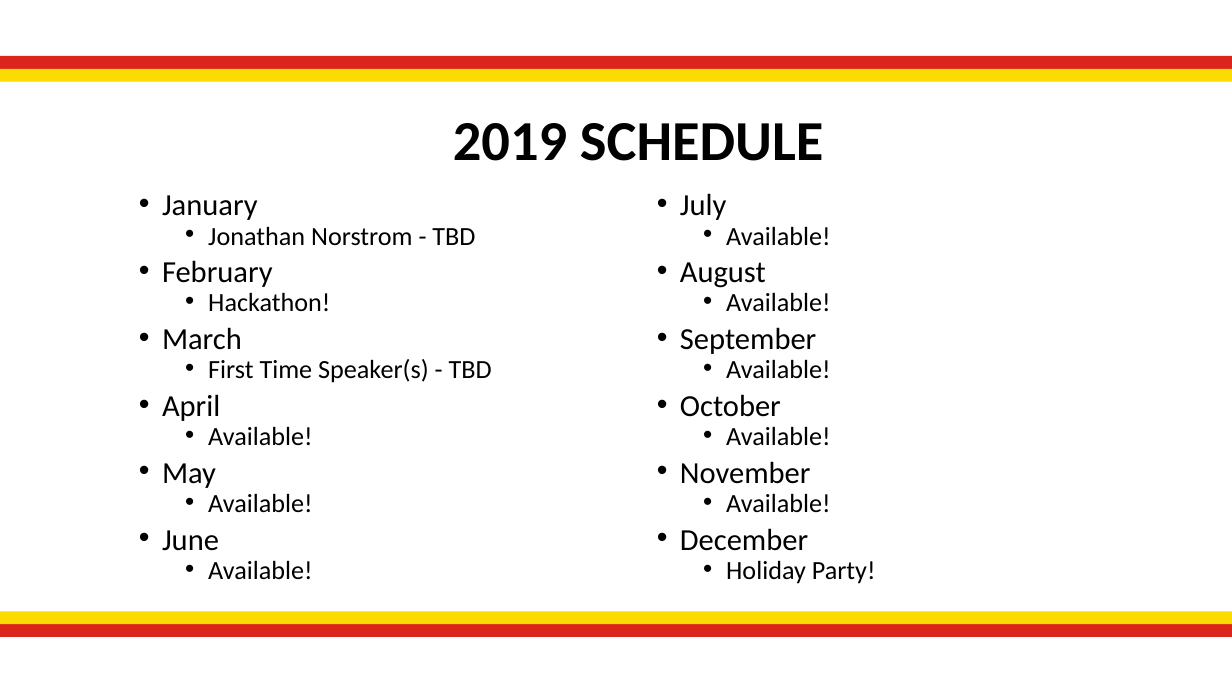
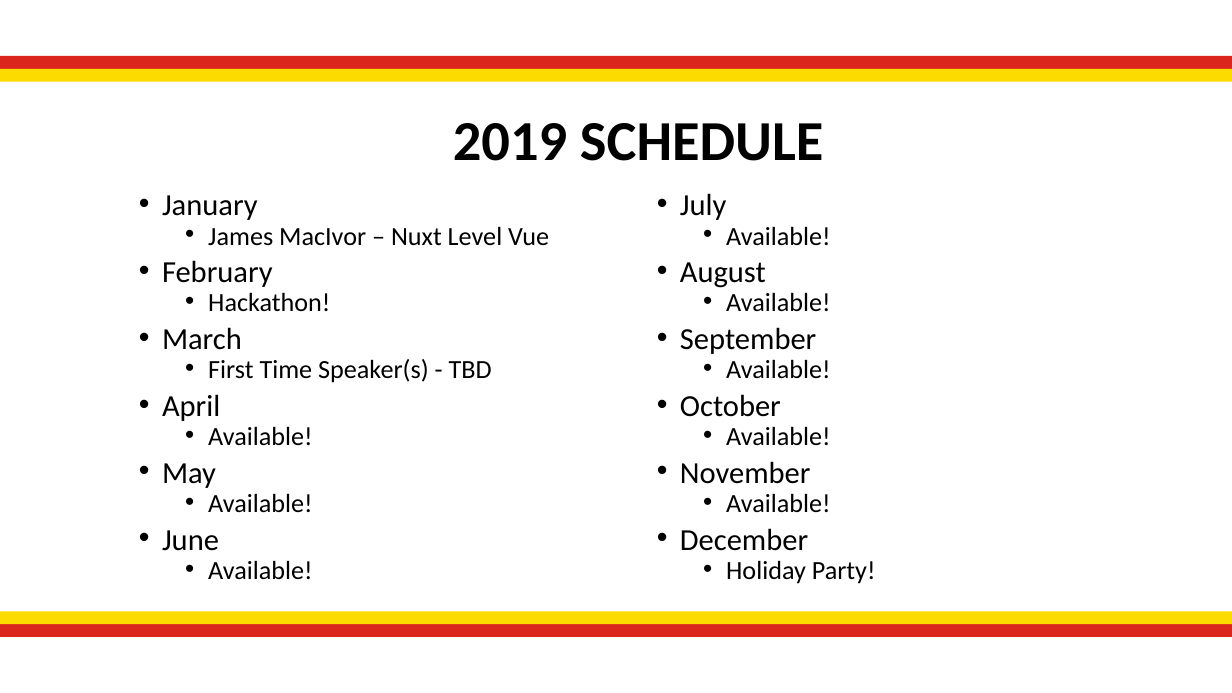
Before and after one commit to JavaScriptandFriends/VueMeetup, a slide deck: slide 7 of PreMeeting.pptx. Drawn at 1232x693 pixels with LibreOffice and Linux fonts; fonts in the diff are those of the drawing; background and template pictures are left out. Boxes give left, top, right and bottom in pixels: in the first picture for what was removed or moved away, otherwise in the second. Text is boxed around its words. In the diff, an @@ line names an element or a change of style, - is before the commit and + after.

```diff
--- a/PreMeeting.pptx
+++ b/PreMeeting.pptx
@@ text at (x1=208, y1=226, x2=549, y2=246): text changed @@
-  • Jonathan Norstrom - TBD
+  • James MacIvor – Nuxt Level Vue
```
Also in this commit, not shown: 1 slide added, 1 slide removed.
